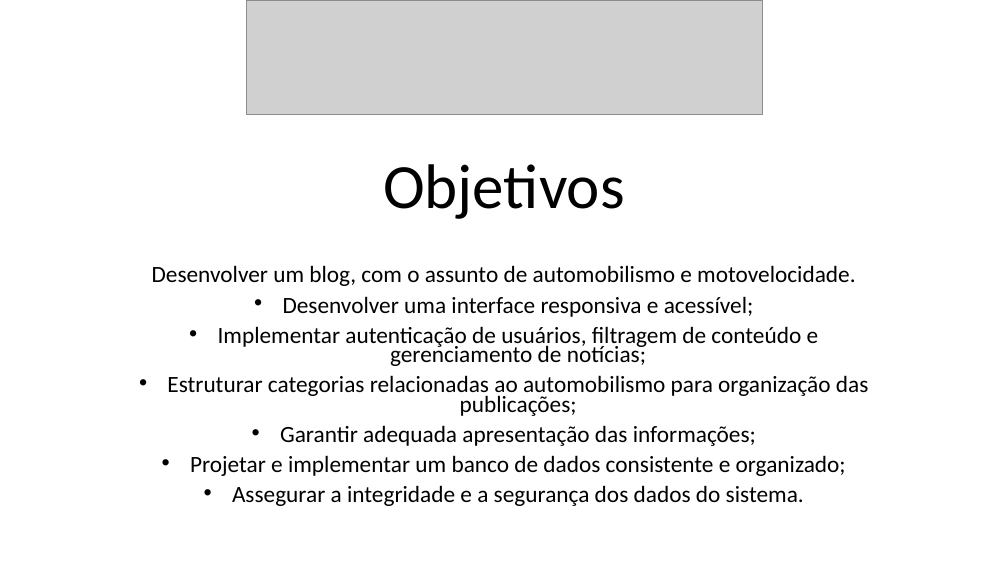
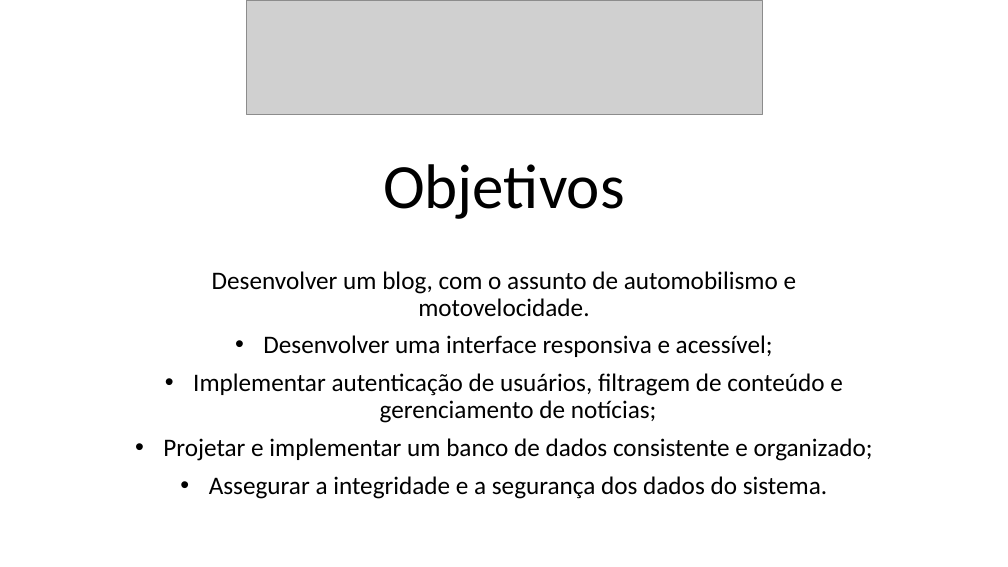
Before and after one commit to felipe-remus/Blog-Race, a slide deck: slide 4 of Documentação/Apresentação PI.pptx. Drawn at 1008x567 pixels with LibreOffice and Linux fonts; fonts in the diff are those of the drawing; grey boxes stand for pictures. Boxes give left, top, right and bottom in pixels: in the first picture for what was removed or moved away, otherwise in the second. Text is boxed around its words. In the diff, an @@ line names an element or a change of style, - is before the commit and + after.

```diff
--- a/Documentação/Apresentação PI.pptx
+++ b/Documentação/Apresentação PI.pptx
@@ subtitle "Desenvolver um blog, com o ..." at box(163, 271, 873, 499): size 22.2 to 24 pt; line spacing 0.7 to 0.9 @@
@@ subtitle at box(167, 375, 869, 446): paragraphs removed @@
-• Estruturar categorias relacionadas ao automobilismo para organização das publicações;
-• Garantir adequada apresentação das informações;
```
Also in this commit, not shown: 3 other slides changed, 1 slide added, 1 slide removed, 5 other files.
